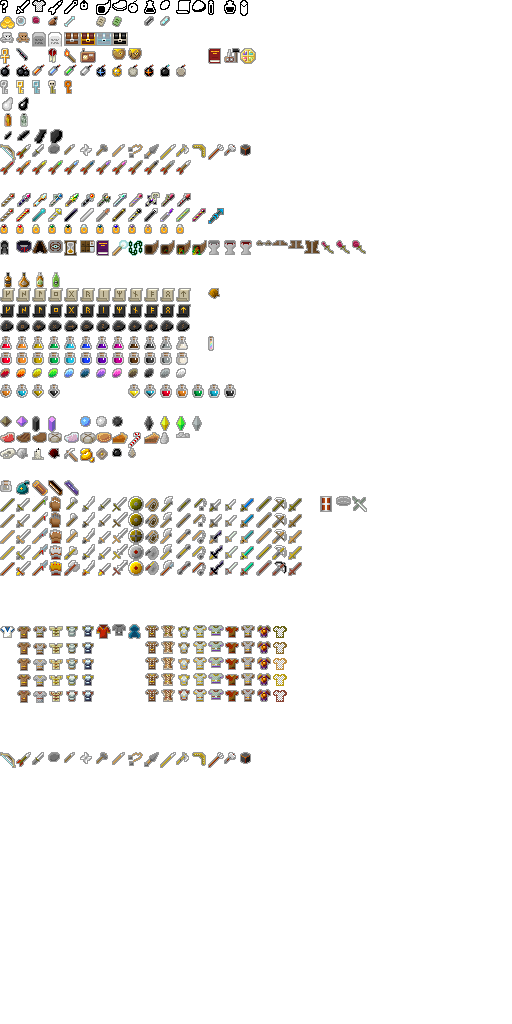
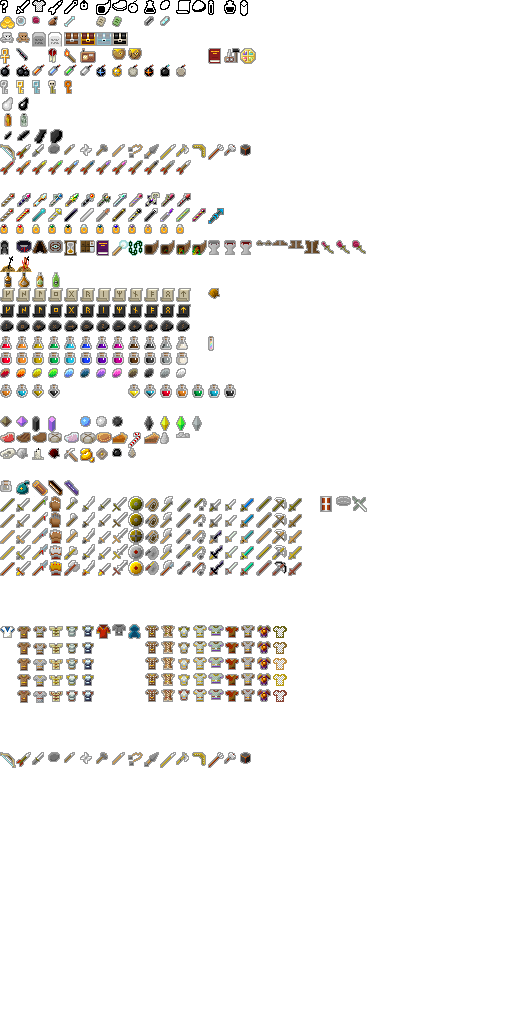
Two versions of the same layered image (512 x 1024). Layer-by-layer changes:
painted on "items.png" over [0,256,32,272]
